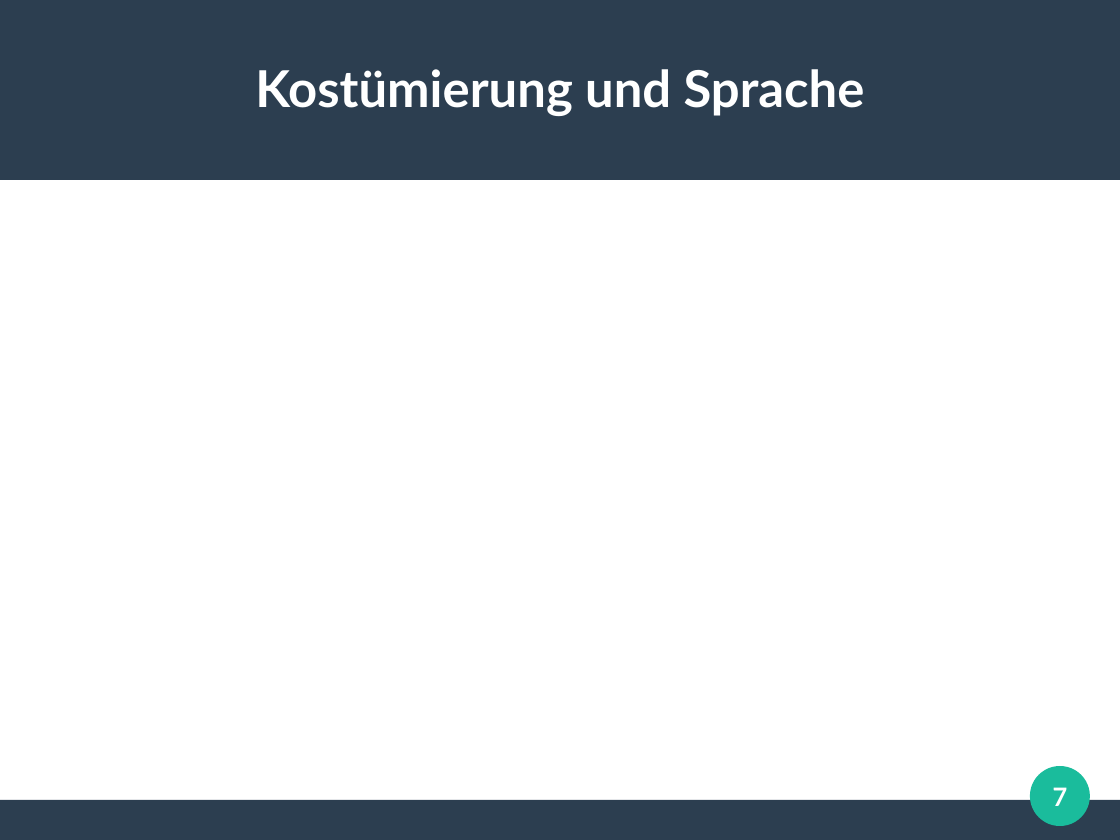
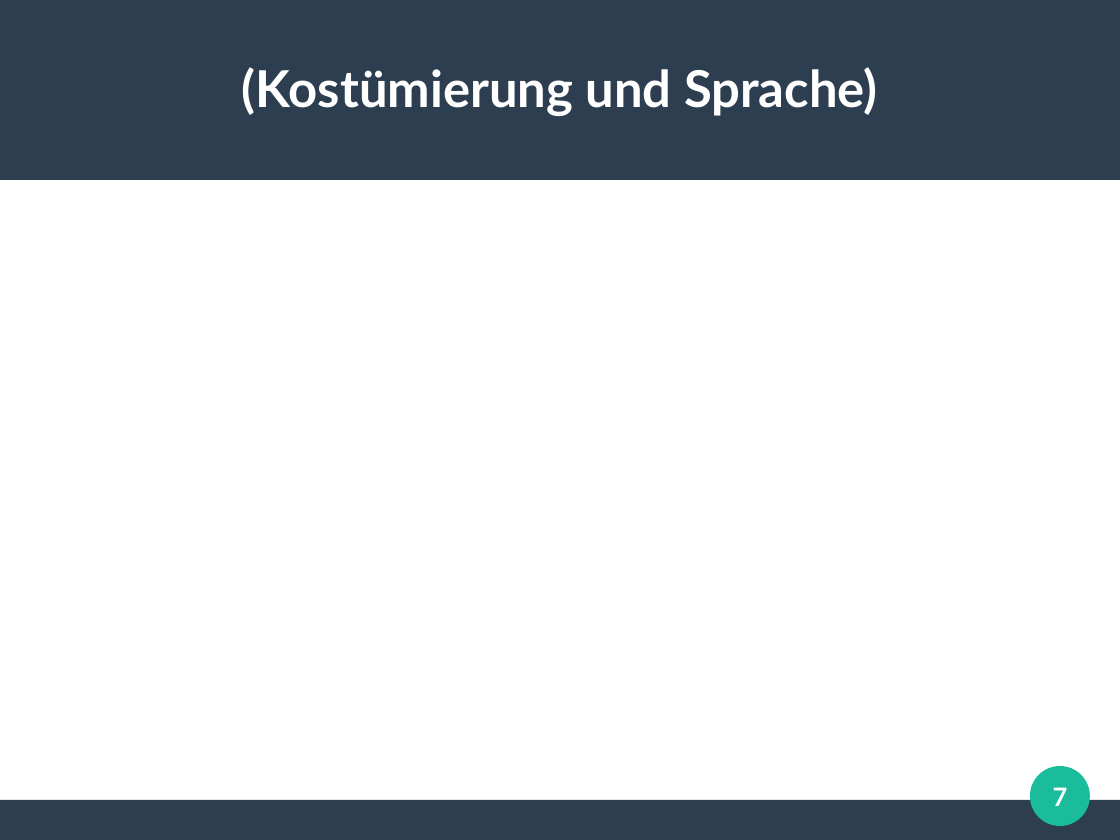
Before and after one commit to Maihoernchen/school, a slide deck: slide 7 of 5pk/ungefähreVorstelllung.odp. Drawn at 1120x840 pixels with LibreOffice and Linux fonts; fonts in the diff are those of the drawing. Boxes give left, top, right and bottom in pixels: in the first picture for what was removed or moved away, otherwise in the second. Text is boxed around its words. In the diff, an @@ line names an element or a change of style, - is before the commit and + after.

```diff
--- a/5pk/ungefähreVorstelllung.odp
+++ b/5pk/ungefähreVorstelllung.odp
@@ title at bbox=[242, 67, 878, 116]: text changed @@
-Kostümierung und Sprache
+(Kostümierung und Sprache)
```
Also in this commit, not shown: 1 other slide changed, 1 other file.
